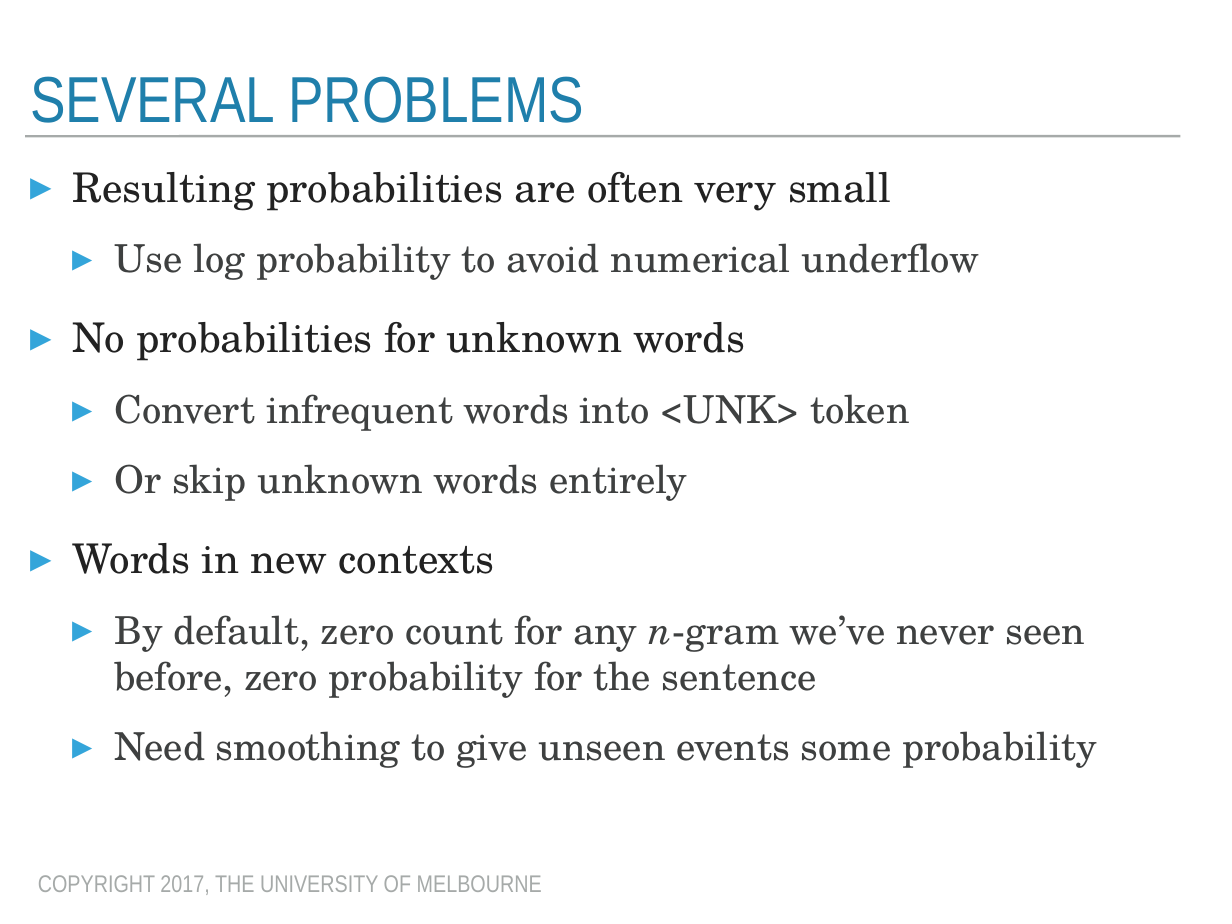
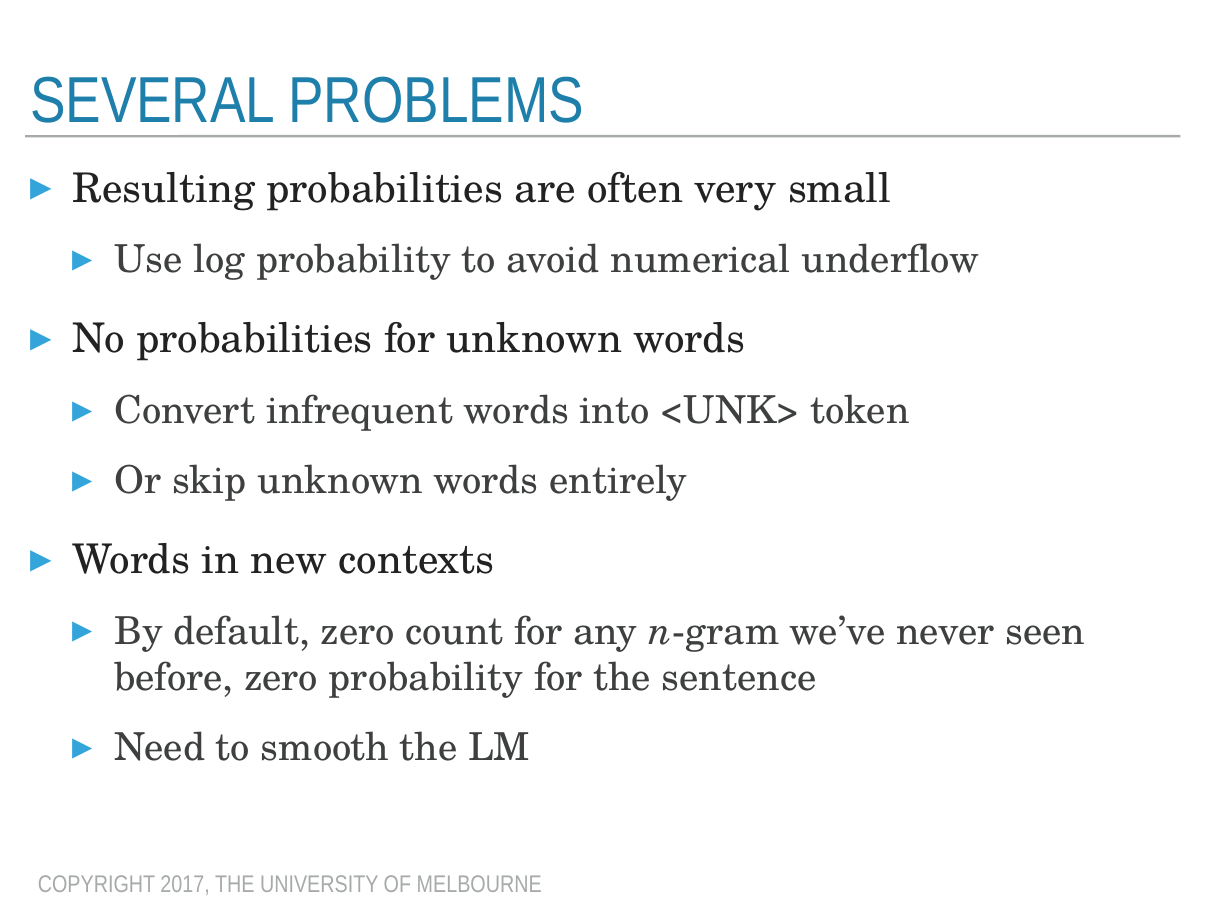
Before and after one commit to trevorcohn/comp90042, a slide deck: slide 8 of slides/WSTA_L14_n-gram_language_models.pptx. Drawn at 1232x924 pixels with LibreOffice and Linux fonts; fonts in the diff are those of the drawing. Boxes give left, top, right and bottom in pixels: in the first picture for what was removed or moved away, otherwise in the second. Text is boxed around its words. In the diff, an @@ line names an element or a change of style, - is before the commit and + after.

```diff
--- a/slides/WSTA_L14_n-gram_language_models.pptx
+++ b/slides/WSTA_L14_n-gram_language_models.pptx
@@ text at <box>114,731,530,761</box>: text changed @@
-  ▸ Need smoothing to give unseen events some probability
+  ▸ Need to smooth the LM
```
Also in this commit, not shown: 2 other slides changed, 5 other files.
